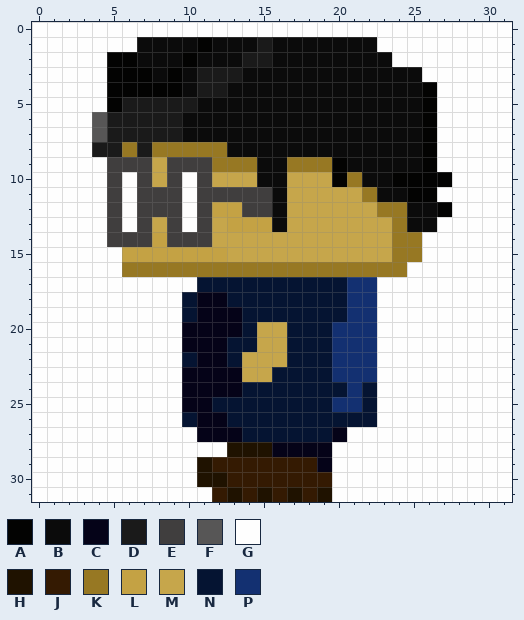
Two states of a pixel-art sprite, data/steven/steven_left.png. The picture above is the old version.
The file is 32x32 pixels. Colours within 5 levels of each other are drawn and written as one.
Palette (. is transparent): A #030302  B #0b0b0b  C #050318  D #1a1a1a  E #403e3e  F #575656  G #fefefe  H #1f1200  J #341a02  K #977823  L #c4a244  M #c6a64b  N #051432  P #133071
New version:
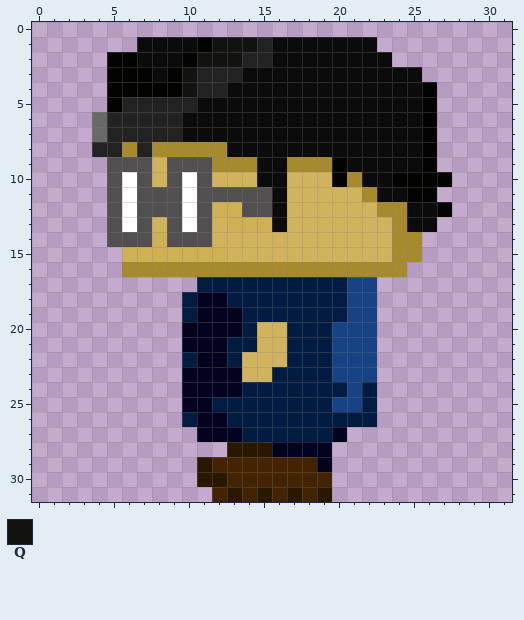
Colours new in this view: Q #121210
From old to new:
colour C: #050318 -> #030320
colour D: #1a1a1a -> #222222
colour E: #403e3e -> #514f4f
colour F: #575656 -> #6a6969
colour H: #1f1200 -> #2a1700
colour J: #341a02 -> #442300
colour K: #977823 -> #a88a2e
colour L: #c4a244 -> #cfb055
colour M: #c6a64b -> #d1b35d
colour N: #051432 -> #021c41
colour P: #133071 -> #174284
Changed rows in their new state; - is a pixel that keeps its letter.
first column x 0:
 0 ................................
 1 .......-----QQQ--------.........
 2 .....------QQQ----------........
 3 .....-----Q---------------......
 4 .....-----Q----------------.....
 5 .....----------------------.....
 6 ....-----------------------.....
 7 ....-----------------------.....
 8 ....-----------------------.....
 9 .....----------------------.....
10 .....-----------------------....
11 .....----------------------.....
12 .....-----------------------....
13 .....----------------------.....
14 .....---------------------......
15 ......--------------------......
16 ......-------------------.......
17 ...........------------.........
18 ..........-------------.........
19 ..........-------------.........
20 ..........-------------.........
21 ..........-------------.........
22 ..........-------------.........
23 ..........-------------.........
24 ..........-------------.........
25 ..........-------------.........
26 ..........-------------.........
27 ...........----------...........
28 .............-------............
29 ...........---------............
30 ...........---------............
31 ............--------............
Where, in picture pixels (left, top, right, bottom), the same in both pictures:
changed: (32, 22, 512, 502)
